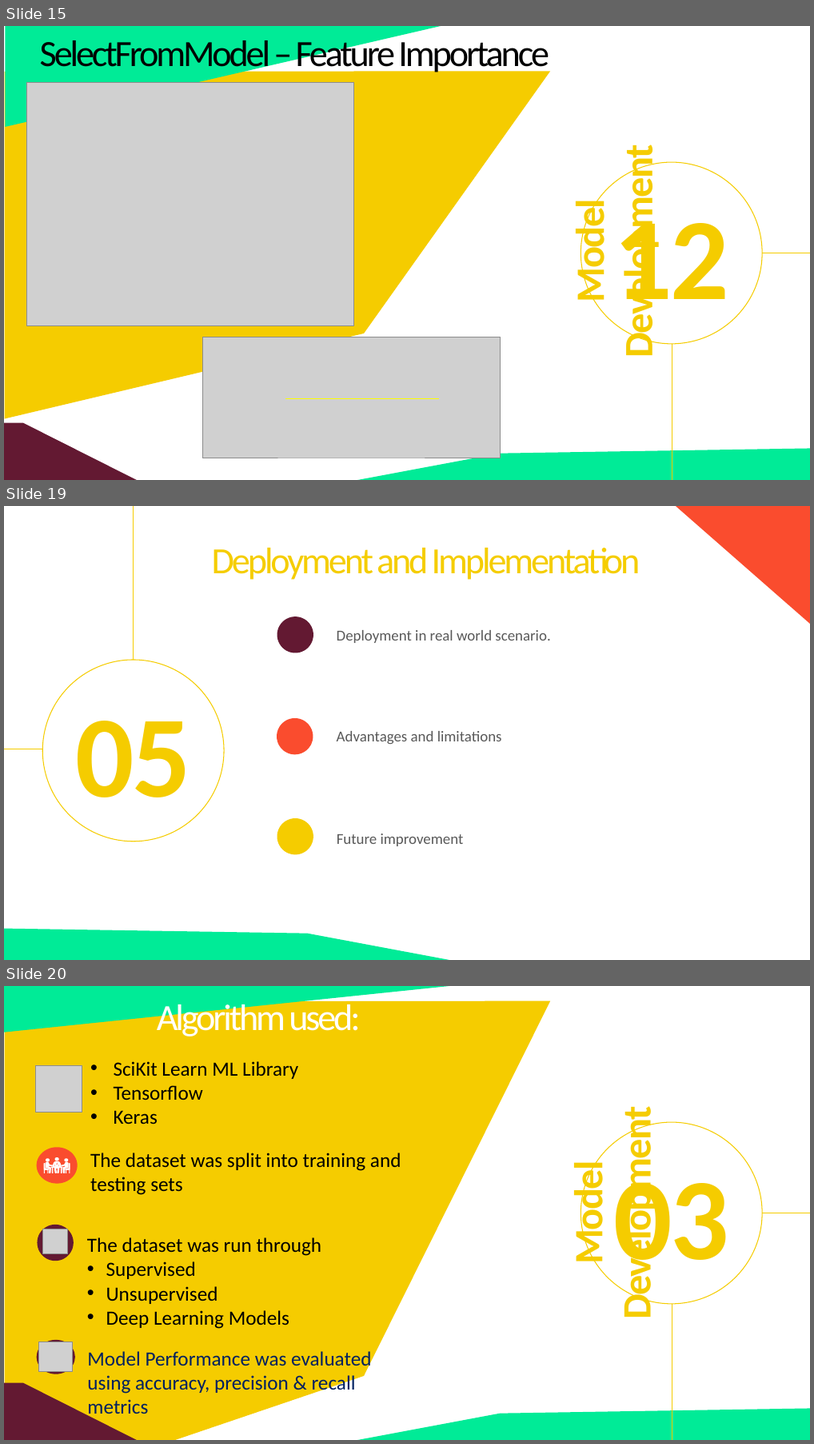
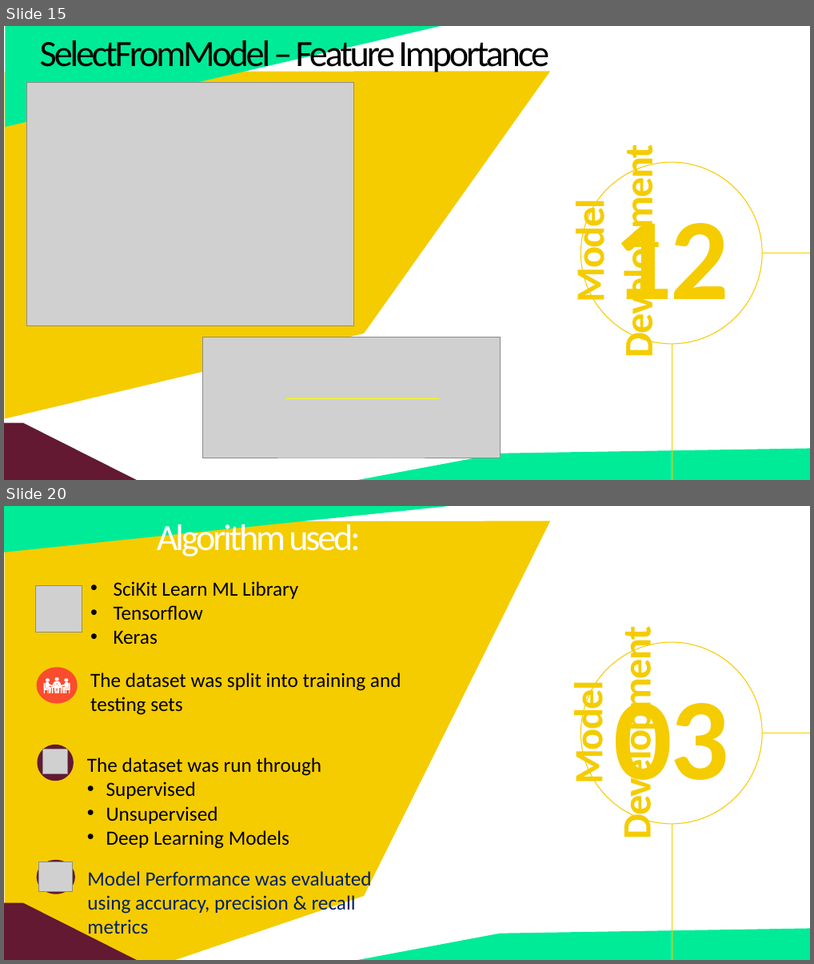
Before and after one commit to fbrowther/Detecting-Fraudulent-Credit-Card-Transactions-Using-Machine-Learning, a slide deck: CreditCardTransactions-Project4Group4.pptx. Shown one above the other, each under a label of ours: slides 15, 19 and 20 before the commit, slides 15 and 20 after it; the slides between them are not shown. The pictures are 814x1444 and 814x964 pixels, drawn with LibreOffice and Linux fonts; fonts in the diff are those of the drawing; grey boxes stand for pictures. Boxes give left, top, right and bottom in pixels: in the first picture for what was removed or moved away, otherwise in the second. Text is boxed around its words. In the diff, an @@ line names an element or a change of style, - is before the commit and + after.

```diff
--- a/CreditCardTransactions-Project4Group4.pptx
+++ b/CreditCardTransactions-Project4Group4.pptx
@@ slide 19 removed at <box>4,506,810,960</box>, background #FFFFFF @@
@@ line removed from (134, 506) to (134, 660) @@
@@ right triangle removed at <box>676,506,810,624</box> @@
@@ text removed at <box>212,548,641,580</box> @@
-Deployment and Implementation
@@ ellipse removed at <box>278,616,314,653</box> @@
@@ text removed at <box>337,630,550,643</box> @@
-Deployment in real world scenario.
@@ ellipse removed at <box>42,660,224,841</box> @@
@@ text removed at <box>76,720,191,824</box> @@
-05
@@ ellipse removed at <box>277,718,313,755</box> @@
@@ text removed at <box>337,731,502,744</box> @@
-Advantages and limitations
@@ line removed from (42, 748) to (4, 748) @@
@@ ellipse removed at <box>278,818,314,855</box> @@
@@ text removed at <box>337,833,464,846</box> @@
-Future improvement
@@ freeform shape removed at <box>4,928,454,960</box> @@
```
Also in this commit, not shown: 2 slides changed, 3 slides added, 2 other slides removed.
